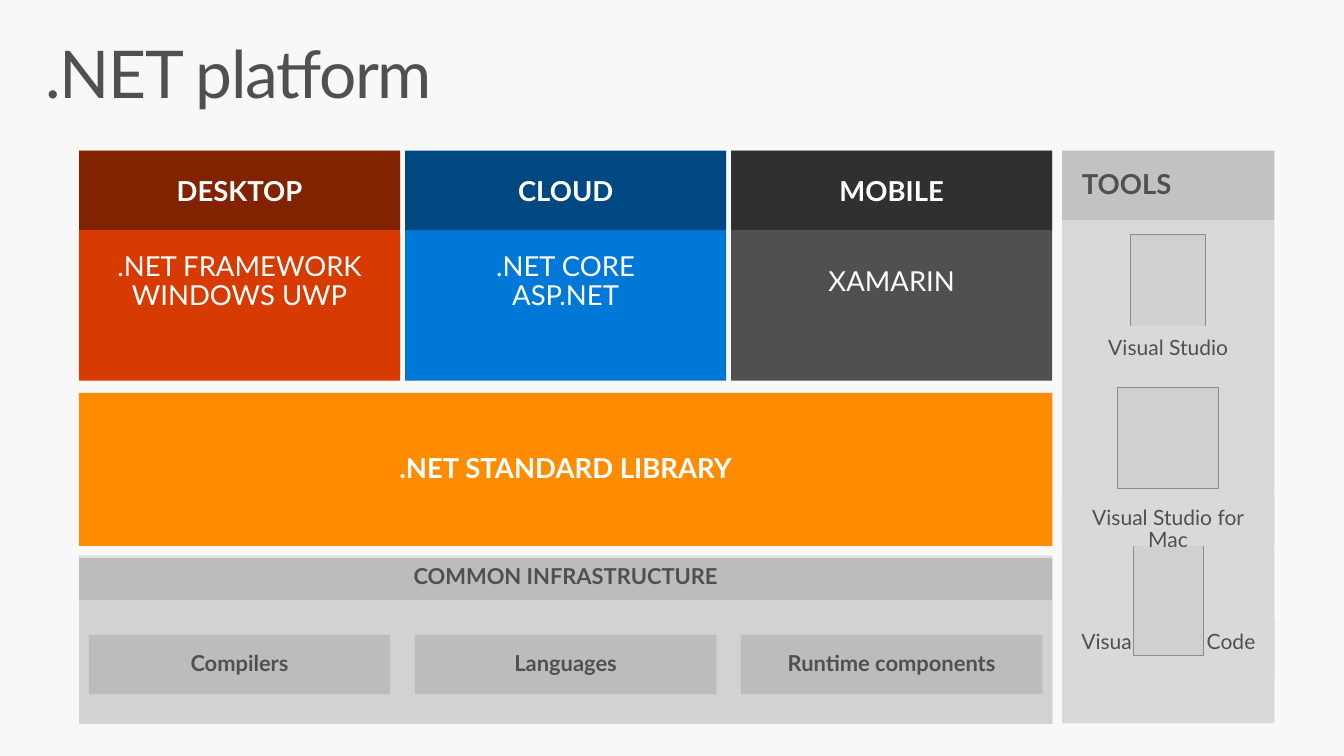
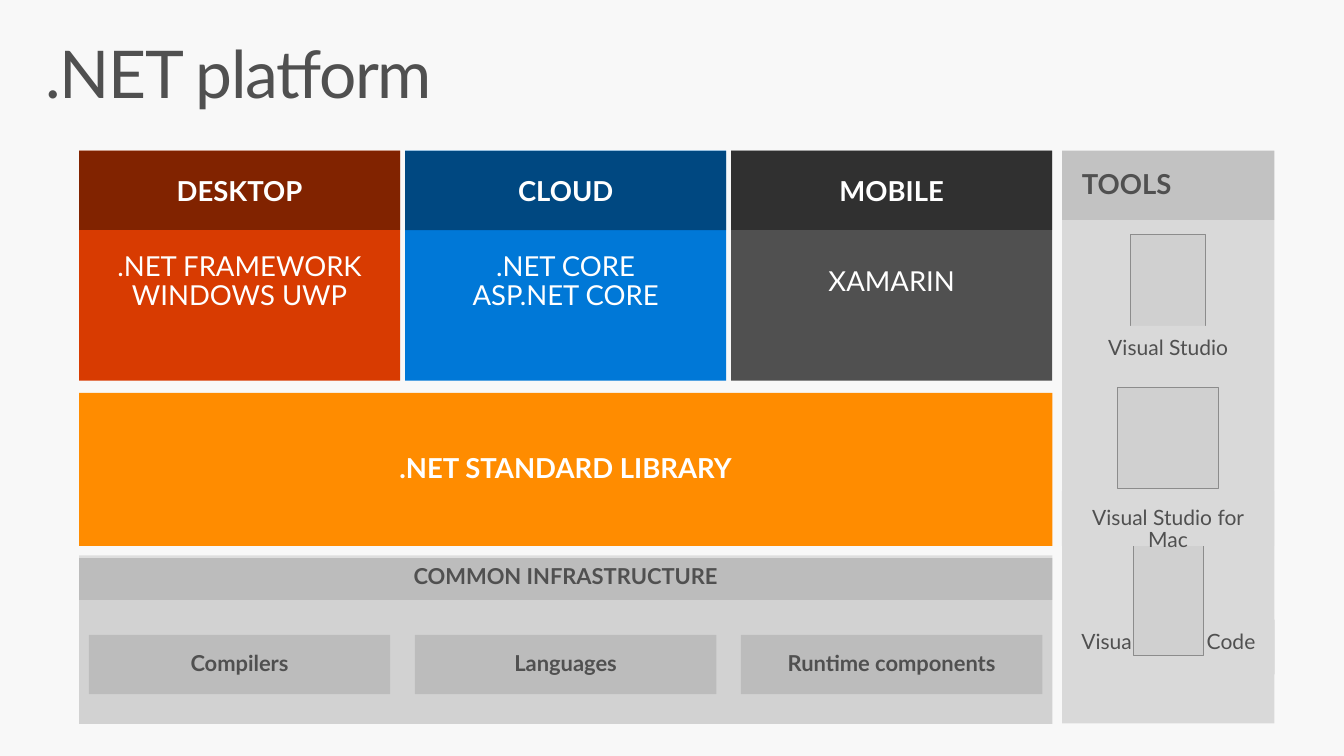
Before and after one commit to spboyer/angular-aspnetcore-workshop, a slide deck: slide 2 of docs/1-Overview-Setup-and-Getting-Started/netcore-workshop-overview-tools.pptx (slide 3 before the commit). Drawn at 1344x756 pixels with LibreOffice and Linux fonts; fonts in the diff are those of the drawing; grey boxes stand for pictures; background and template pictures are left out. Boxes give left, top, right and bottom in pixels: in the first picture for what was removed or moved away, otherwise in the second. Text is boxed around its words. In the diff, an @@ line names an element or a change of style, - is before the commit and + after.

Commit message:
.NET Core deck updates

```diff
--- a/docs/1-Overview-Setup-and-Getting-Started/netcore-workshop-overview-tools.pptx
+++ b/docs/1-Overview-Setup-and-Getting-Started/netcore-workshop-overview-tools.pptx
@@ text in rectangle at (x1=473, y1=285, x2=659, y2=306): text changed @@
-ASP.NET
+ASP.NET CORE
```
Also in this commit, not shown: 8 other slides changed, 3 slides added, 11 slides removed.
